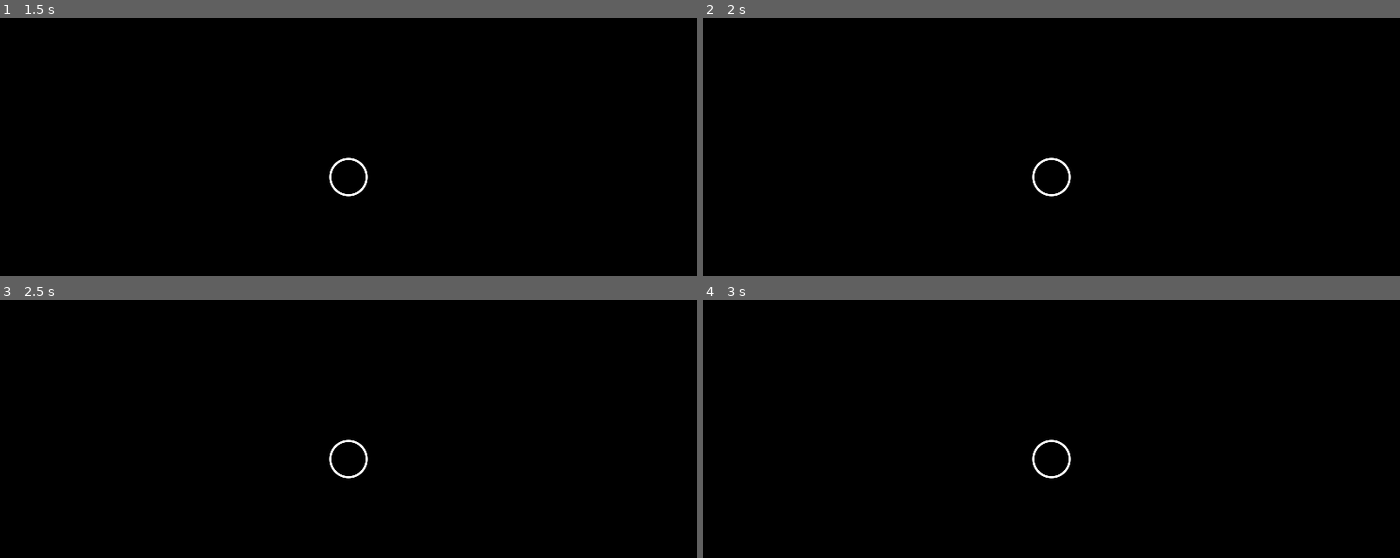
Above: before the commit, frames 1-4 (two rows, left to right).
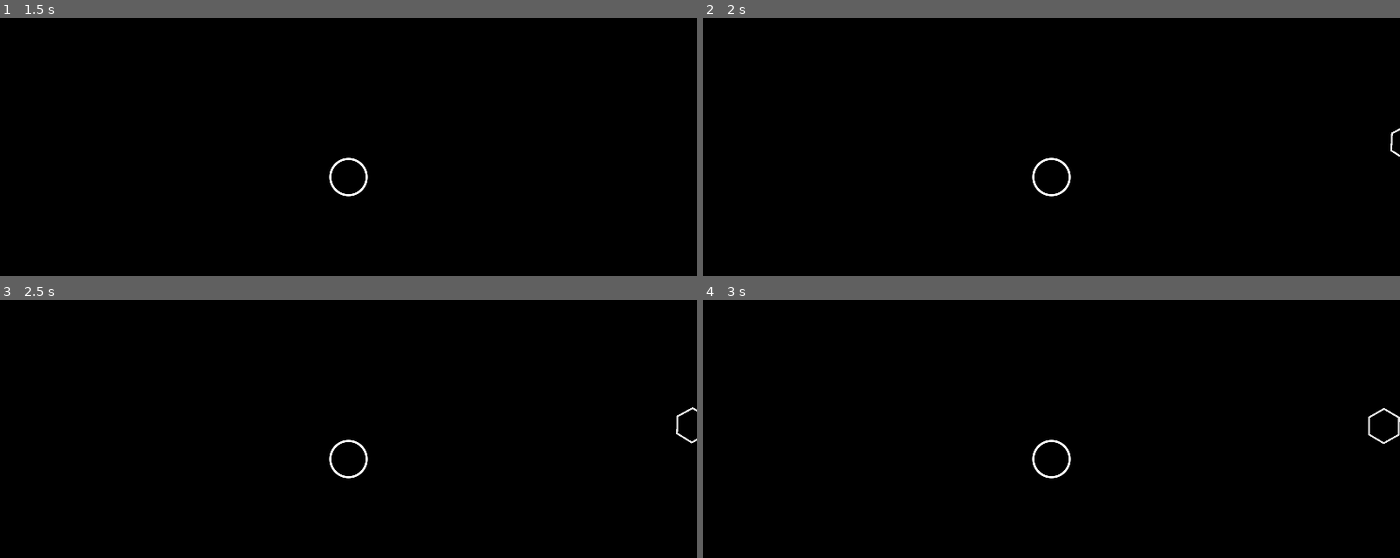
Above: after the commit, the same moments.

Repository: paceyn/art_coding_u24_interactive_simulation
Game: Godot game, scene res://main.tscn
Two runs of this game, one before a commit and one after it. Both use one fixed random seed, a clock stepped at 60 frames per second and the inputs below.
Inputs (mouse positions are in pixels of both pictures, inside the frame that each line leads up to):
- Up to frame 1 (1.5 s): tap Enter at 0.5 s; click (348, 177) at 0.67 s; tap Space at 1.25 s; move the mouse to (209, 196) at 1.27 s; click (209, 196) at 1.42 s
- Up to frame 2 (2 s): no input
- Up to frame 3 (2.5 s): move the mouse to (418, 372) at 2.02 s; click (418, 372) at 2.17 s
- Up to frame 4 (3 s): move the mouse to (1016, 537) at 2.77 s; click (1016, 537) at 2.92 s

Frame 1 is identical in both runs. In frame 2, less than 0.1% of the frame differs, in the area x 98-100%, y 42-54%; in frame 3, less than 0.1%; in frame 4, 0.1%, in the area x 95-100%, y 41-56%.

Commit message:
In-class changes

Diff:
--- a/CentralCircle.gd
+++ b/CentralCircle.gd
@@ -36,4 +36,4 @@
 # Called every frame. 'delta' is the elapsed time since the previous frame.
 func _process(_delta):
 	if not held:
-		apply_central_force(-1000 * position)
+		apply_central_force(-mass * position)
--- a/FloatingShape.gd
+++ b/FloatingShape.gd
@@ -4,13 +4,14 @@
 var outline
 var hitbox
 
+var initial_x = null
 var initial_y = null
 var package = null
 
 func _integrate_forces(state):
 	if package != null:
-		state.transform = Transform2D(package[1], Vector2(-1000, package[0]))
-		state.linear_velocity = package[2]
+		state.transform = Transform2D(package[1], Vector2(1100 * initial_x, package[0]))
+		state.linear_velocity = Vector2(-initial_x * package[2].x, package[2].y)
 		state.angular_velocity = package[3]
 	package = null
 
@@ -39,11 +40,11 @@
 	outline.points = points_packed.duplicate()
 	hitbox.polygon = points_packed.duplicate()
 
-	position = Vector2(-1000, initial_y)
+	position = Vector2(1100 * initial_x, initial_y)
 
 
 func _process(delta):
-	get_parent().opacity -= 0.02 * delta
+	get_parent().opacity -= 0.03 * delta
 
 	visual.color = Color(0, 0, 0, get_parent().opacity)
 	outline.default_color = Color(1, 1, 1, get_parent().opacity)
--- a/glow_effect_2d.gdshader
+++ /dev/null
@@ -1,36 +0,0 @@
-// https://godotshaders.com/shader/glow-effect-2d/
-
-shader_type canvas_item;
-
-uniform vec4 color1 : source_color;
-uniform vec4 color2 : source_color;
-uniform float threshold;
-uniform float intensity;
-uniform float opacity;
-uniform vec4 glow_color : source_color;
-
-void fragment() {
-	// Get the pixel color from the texture
-	vec4 pixel_color = texture(TEXTURE, UV);
-
-	// Calculate the distance between the pixel color and the first source color
-	float distance = length(pixel_color - color1);
-
-	// Calculate the distance between the pixel color and the second source color
-	float distance_second = length(pixel_color - color2);
-
-	// Create a new variable to store the modified glow color
-	vec4 modified_glow_color = glow_color;
-
-	// Set the alpha value of the modified glow color to the specified opacity
-	modified_glow_color.a = opacity;
-
-	// If the distance to either source color is below the threshold, set the output color to a blend of the pixel color and the modified glow color
-	if (distance < threshold || distance_second < threshold) {
-		COLOR = mix(pixel_color, modified_glow_color * intensity, modified_glow_color.a);
-	}
-	// Otherwise, set the output color to the pixel color
-	else {
-		COLOR = pixel_color;
-	}
-}
--- a/main.gd
+++ b/main.gd
@@ -1,6 +1,6 @@
 extends Node2D
 
-@export var probability = 0.005
+@export var probability = 0.01
 
 @export var min_radius = 25
 @export var max_radius = 50
@@ -10,23 +10,38 @@
 
 var shapes = []
 var random
+var noise
+
+var timing = 10000
+
+
+func spawn():
+	shapes.append(load("res://floating_shape.tscn").instantiate())
+	shapes[-1].radius = random.randf_range(min_radius, max_radius)
+	shapes[-1].point_count = min_point_count + (randi() % (max_point_count - min_point_count + 1))
+
+	var initial_y = 400 * noise.get_noise_1d(timing)
+
+	shapes[-1].get_node("ShapeBody").package = [initial_y, random.randf_range(0, 360), Vector2(random.randf_range(60, 80), random.randf_range(-10, 10)), random.randf_range(-2, 2)]
+	shapes[-1].get_node("ShapeBody").initial_y = initial_y
+
+	shapes[-1].get_node("ShapeBody").initial_x = -1 if random.randf() < 0.5 else 1
+
+	add_child(shapes[-1])
 
 
 func _ready():
 	random = RandomNumberGenerator.new()
+	noise = FastNoiseLite.new()
+
+	spawn()
 
 
-func _process(_delta):
+func _process(delta):
+	timing += 10 * delta
+
 	if (random.randf() < probability):
-		shapes.append(load("res://floating_shape.tscn").instantiate())
-		shapes[-1].radius = random.randf_range(min_radius, max_radius)
-		shapes[-1].point_count = min_point_count + (randi() % (max_point_count - min_point_count))
-
-		var initial_y = random.randf_range(-400, 400)
-
-		shapes[-1].get_node("ShapeBody").package = [initial_y, random.randf_range(0, 360), Vector2(random.randf_range(20, 40), random.randf_range(-10, 10)), random.randf_range(-5, 5)]
-		shapes[-1].get_node("ShapeBody").initial_y = initial_y
-		add_child(shapes[-1])
+		spawn()
 
 	if shapes.size() > 0:
 		if shapes[0].opacity < 0:
--- a/main.tscn
+++ b/main.tscn
@@ -27,6 +27,9 @@
 
 [sub_resource type="GradientTexture1D" id="GradientTexture1D_j8yv7"]
 gradient = SubResource("Gradient_pg2xn")
+
+[sub_resource type="PhysicsMaterial" id="PhysicsMaterial_kl5pr"]
+friction = 0.0
 
 [sub_resource type="CircleShape2D" id="CircleShape2D_nir6v"]
 
@@ -63,10 +66,11 @@
 [node name="CentralCircle" type="RigidBody2D" parent="TetherLine"]
 z_index = 1
 input_pickable = true
-mass = 1000.0
+mass = 3.0
+physics_material_override = SubResource("PhysicsMaterial_kl5pr")
 lock_rotation = true
 linear_damp_mode = 1
-linear_damp = 0.5
+linear_damp = 0.2
 script = ExtResource("1_jq000")
 
 [node name="Hitbox" type="CollisionShape2D" parent="TetherLine/CentralCircle"]
--- a/shaders/background.tres
+++ /dev/null
@@ -1,9 +0,0 @@
-[gd_resource type="VisualShader" format=3 uid="uid://ide4373nndng"]
-
-[resource]
-code = "shader_type spatial;
-render_mode blend_mix, depth_draw_opaque, cull_back, diffuse_lambert, specular_schlick_ggx;
-
-
-
-"
Not shown: 1 places in main.tscn that only renumber resources
